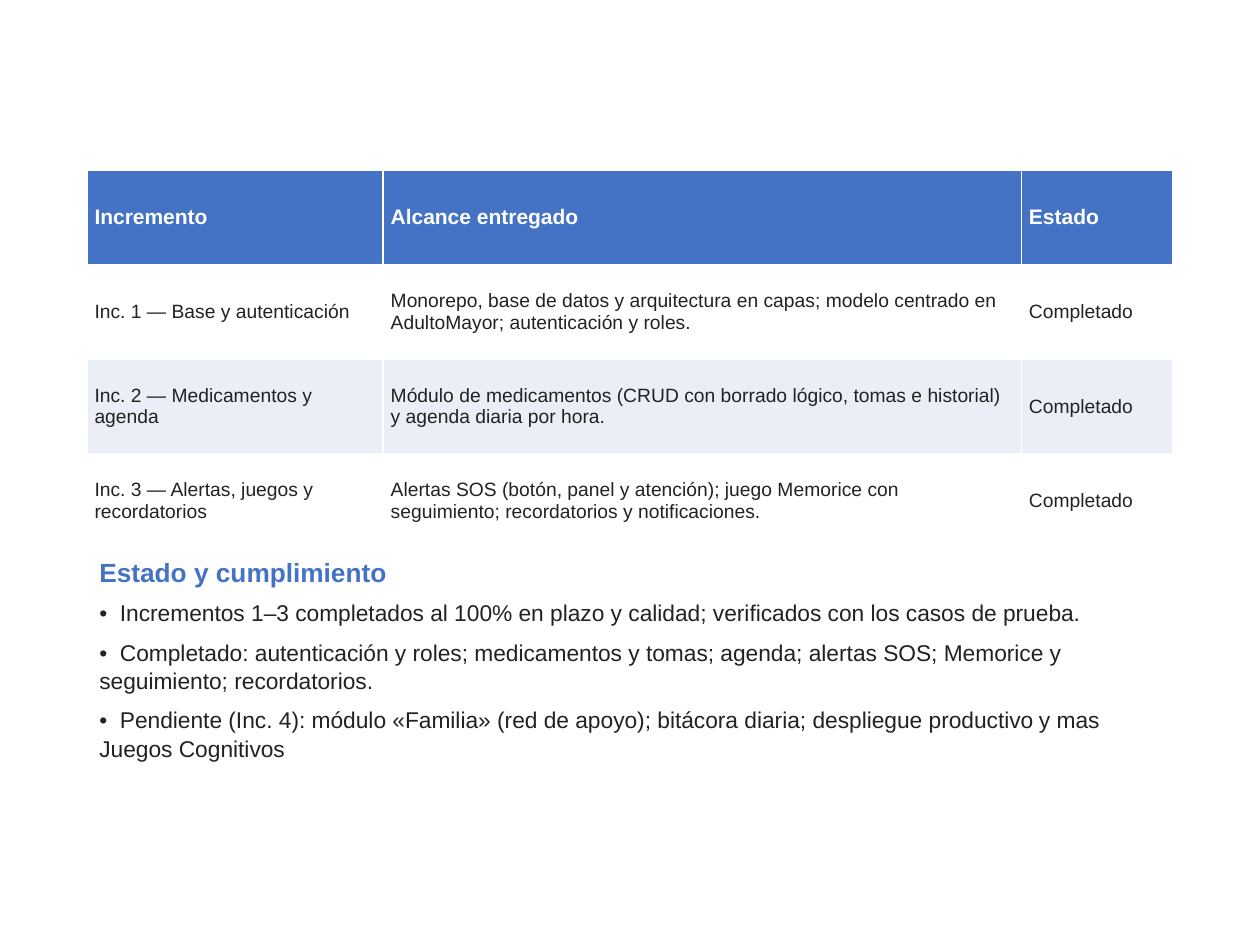
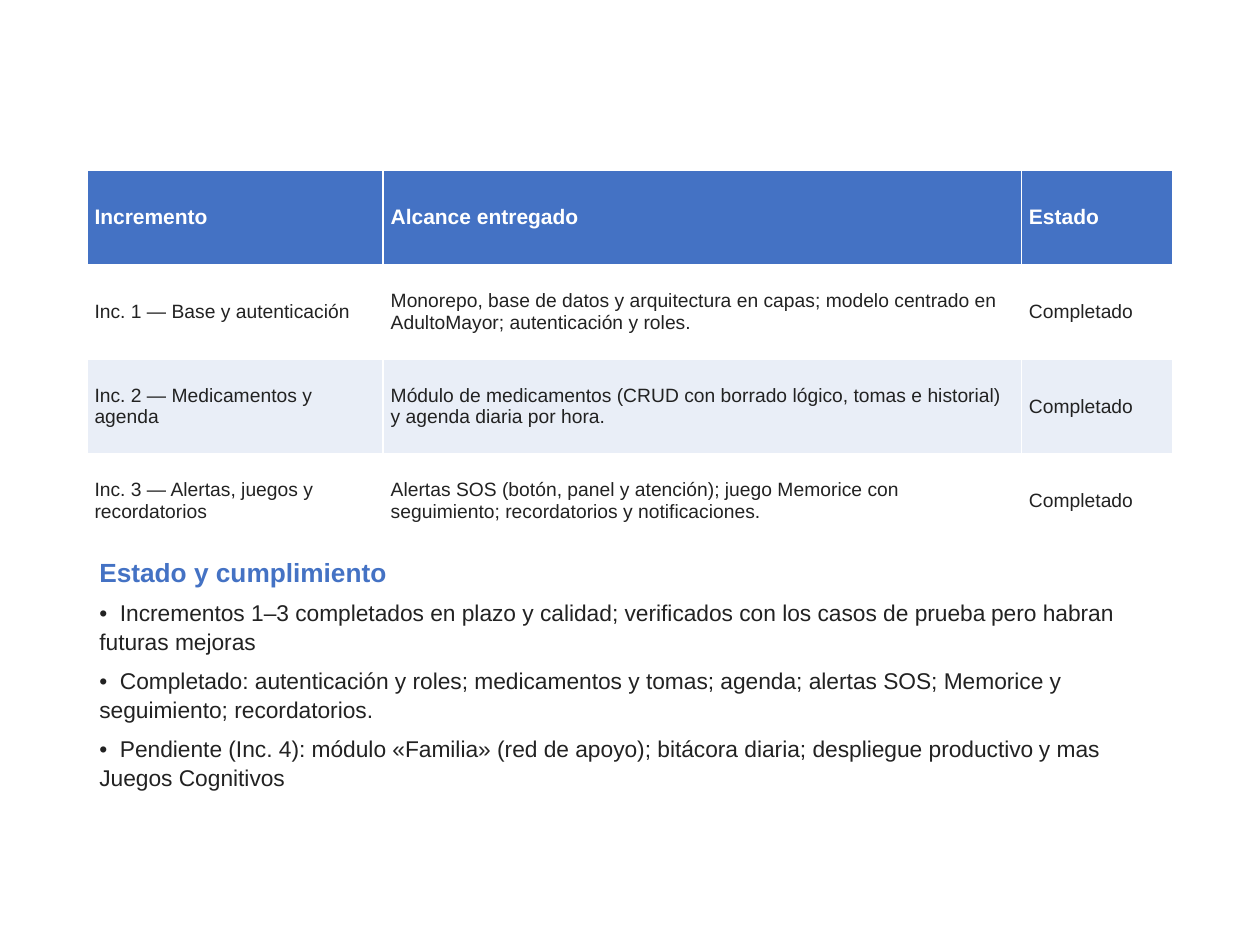
Before and after one commit to Dmunoz0099/Proyecto_Titulo, a slide deck: slide 21 of Presentacion_CuidaMayor_ProyectoTitulo.pptx. Drawn at 1260x945 pixels with LibreOffice and Linux fonts; fonts in the diff are those of the drawing; background and template pictures are left out. Boxes give left, top, right and bottom in pixels: in the first picture for what was removed or moved away, otherwise in the second. Text is boxed around its words. In the diff, an @@ line names an element or a change of style, - is before the commit and + after.

```diff
--- a/Presentacion_CuidaMayor_ProyectoTitulo.pptx
+++ b/Presentacion_CuidaMayor_ProyectoTitulo.pptx
@@ text at (99, 604, 1114, 655): text changed @@
-• Incrementos 1–3 completados al 100% en plazo y calidad; verificados con los casos de prueba.
+• Incrementos 1–3 completados en plazo y calidad; verificados con los casos de prueba pero habran futuras mejoras
```
Also in this commit, not shown: 2 other slides changed, 20 other files.
